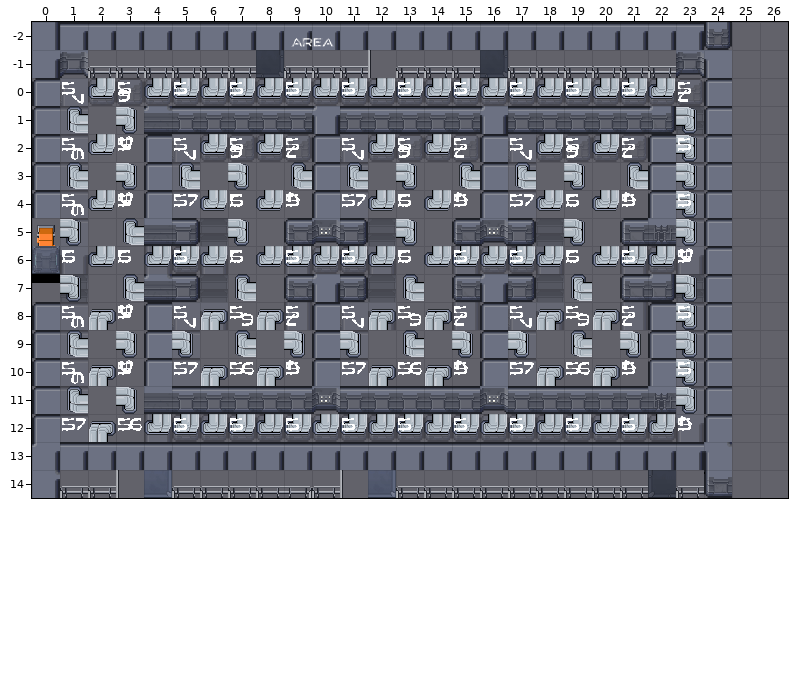
Level history. Tiled map: cocos/Code/assets/resources/map/map_1-2-E-2.tmx. The picture above was drawn from the file before the commit.
Cells are 32x32 px. Shown: x 0..26, y -2..14. The old version is drawn lined up with the new one.
New version:
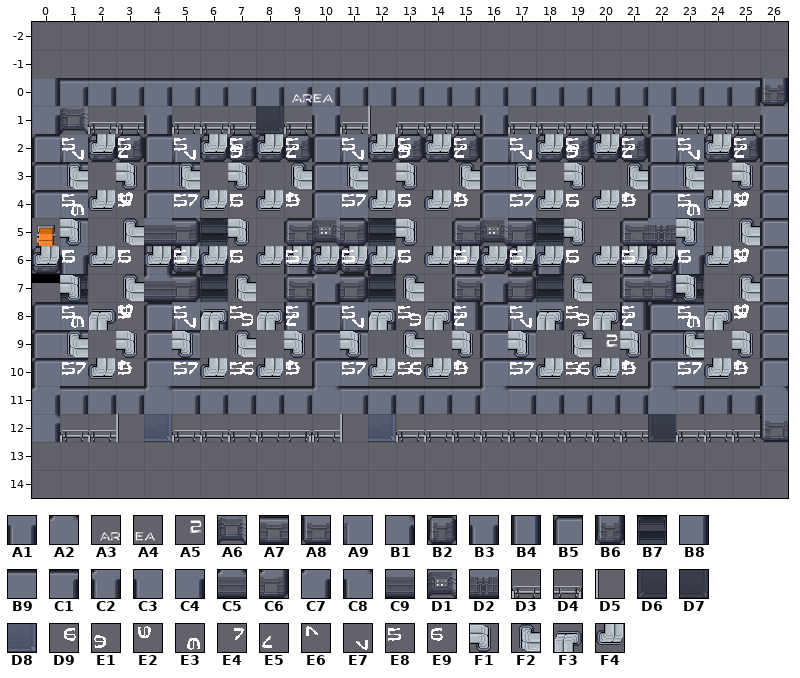
Key: from "proba_scifi": A1 22, A2 30, A3 150, A4 151, A5 154; from "scifi_tileset_02": A6 2, A7 6, A8 11, A9 12, B1 13, B2 21, B3 22, B4 23, B5 27, B6 31, B7 32, B8 33, B9 42, C1 52, C2 60, C3 61, C4 62, C5 65, C6 66, C7 71, C8 72, C9 80, D1 81, D2 82, D3 100, D4 101, D5 103, D6 104, D7 105, D8 107, D9 158, E1 158 turned 180, E2 158 turned 270, E3 158 turned 90, E4 159, E5 159 turned 180, E6 159 turned 270, E7 159 turned 90, E8 167, E9 168, F1 178, F2 178 turned 180, F3 178 turned 270, F4 178 turned 90.
__ is an empty cell.
Tiles replaced or removed in this view: A3, A4, A5, A6, A7, A8, A9, B1, B2, B3, B4, B5, B6, B7, B8, B9, C1, C2, C3, C4, C5, C6, C7, C8, C9, D1, D2, D3, D4, D5, D6, D7, D8, D9, E1, E2, E3, E4, E5, E6, E7, E8, F1, F2, F3, F4.
Difference:
Changed rows in their new state; .. is an unchanged cell.
map size 25x17 -> 27x13 cells (old content now starts at 0,-2; both pictures use the new coordinates)
layer "s" opacity 40% -> 100%
Layer "w":
first column x 0:
-2 __ __ __ __ __ __ __ __ __ __ __ __ __ __ __ __ __ __ __ __ __ __ __ __ __ .. ..
-1 __ __ __ __ __ __ __ __ __ __ __ __ __ __ __ __ __ __ __ __ __ __ __ __ __ .. ..
 0 B8 C1 C1 C1 C1 C1 C1 C1 C1 C1 C1 C1 C1 C1 C1 C1 C1 C1 C1 C1 C1 C1 C1 C1 C1 C1 B6
 1 C4 A6 D3 D3 A1 D3 D3 D3 D7 D3 A1 D3 D5 D3 D3 D3 A1 D3 D3 D3 D3 D3 A1 D3 D3 D3 C3
 2 .. .. .. .. .. .. .. .. .. .. .. .. .. .. .. .. .. .. .. .. .. .. .. .. __ .. B5
 3 .. .. .. .. .. .. .. .. .. .. .. .. .. .. .. .. .. .. .. .. .. .. .. .. __ .. B5
 4 .. .. .. .. .. .. .. .. .. .. .. .. .. .. .. .. .. .. .. .. .. .. .. .. __ .. B5
 5 .. .. .. .. .. .. .. .. .. .. .. .. .. .. .. .. .. .. .. .. .. .. .. .. __ .. B5
 6 .. .. .. .. .. .. .. .. .. .. .. .. .. .. .. .. .. .. .. .. .. .. .. .. __ .. B5
 7 .. .. .. .. .. .. .. .. .. .. .. .. .. .. .. .. .. .. .. .. .. .. .. .. __ .. B5
 8 .. .. .. .. .. .. .. .. .. .. .. .. .. .. .. .. .. .. .. .. .. .. .. .. __ .. B5
 9 .. .. .. .. .. .. .. .. .. .. .. .. .. .. .. .. .. .. .. .. .. .. .. .. __ .. B5
10 .. .. .. .. .. .. .. .. .. .. .. .. .. .. .. .. .. .. .. .. .. .. .. .. __ .. B5
11 C7 C1 C1 C1 A2 C1 C1 C1 C1 C1 A2 C1 C1 C1 C1 C1 A2 C1 C1 C1 C1 C1 A2 C1 C1 C1 C8
12 B1 D3 D3 D5 D8 D3 D3 D3 D3 D4 D3 D5 D8 D3 D3 D3 D3 D3 D3 D3 D3 D3 D6 D3 D3 D3 A8
13 __ __ __ __ __ __ __ __ __ __ __ __ __ __ __ __ __ __ __ __ __ __ __ __ __ .. ..
14 __ __ __ __ __ __ __ __ __ __ __ __ __ __ __ __ __ __ __ __ __ __ __ __ __ .. ..
Layer "p":
first column x 9:
-2 __ __
 0 A3 A4
first column x 20:
 9 A5 .. ..
12 .. .. __
Layer "s":
first column x 1:
 0 __ __ __ __ __ __ __ __ __ __ __ __ __ __ __ __ __ __ __ __ __ __ __ .. ..
 1 __ .. .. .. .. .. .. .. .. .. .. .. .. .. .. .. .. .. .. .. .. .. __ .. ..
 2 A9 B2 B2 .. .. .. .. .. .. .. .. .. .. .. .. .. .. .. .. .. .. .. A9 B2 B2
first column x 1:
11 __ .. .. .. .. .. .. .. .. .. .. .. .. .. .. .. .. .. .. .. .. .. __
12 __ .. .. __ __ __ __ __ __ __ __ __ __ __ __ __ __ __ __ __ __ __ __
Layer "Tile Layer 5":
first column x 0:
 0 .. __ __ __ __ __ __ __ __ __ __ __ __ __ __ __ __ __ __ __ __ __ __ __ .. ..
 1 .. __ .. __ .. .. .. .. .. .. .. .. .. .. .. .. .. .. .. .. .. .. .. __ .. ..
 2 .. E7 .. E5 .. .. .. .. .. .. .. .. .. .. .. .. .. .. .. .. .. .. .. E7 F4 E5
 3 .. .. .. .. .. .. .. .. .. .. .. .. .. .. .. .. .. .. .. .. .. .. .. F2 .. F1
 4 .. .. .. .. .. .. .. .. .. .. .. .. .. .. .. .. .. .. .. .. .. .. .. E3 F4 E2
 5 .. .. .. .. .. .. .. .. .. .. .. .. .. .. .. .. .. .. .. .. .. .. .. .. .. F2
 6 F4 .. .. .. .. .. .. .. .. .. .. .. .. .. .. .. .. .. .. .. .. .. .. E9 F4 E2
 7 .. .. .. .. .. .. .. .. .. .. .. .. .. .. .. .. .. .. .. .. .. .. .. .. .. F2
 8 .. .. .. .. .. .. .. .. .. .. .. .. .. .. .. .. .. .. .. .. .. .. .. E3 F3 E2
 9 .. .. .. .. .. .. .. .. .. .. .. .. .. .. .. .. .. .. .. .. .. .. .. F2 .. F1
10 .. E4 F4 E6 .. .. F4 .. F4 .. .. .. F4 .. F4 .. .. .. F4 .. F4 .. .. E4 F4 E6
11 .. __ .. __ .. .. .. .. .. .. .. .. .. .. .. .. .. .. .. .. .. .. .. __ .. ..
12 .. __ __ __ __ __ __ __ __ __ __ __ __ __ __ __ __ __ __ __ __ __ __ __ .. ..
Layer "Tile Layer 6":
first column x 1:
 0 __ .. __ .. __ .. __ .. __ .. __ .. __ .. __ .. __ .. __ .. __ .. __ .. ..
 2 .. .. .. .. .. .. .. .. .. .. .. .. .. .. .. .. .. .. .. .. .. .. .. .. E8
 4 .. .. .. .. .. .. .. .. .. .. .. .. .. .. .. .. .. .. .. .. .. .. .. .. E8
 6 .. .. .. .. .. .. .. .. .. .. .. .. .. .. .. .. .. .. .. .. .. .. .. .. E8
 8 .. .. .. .. .. .. .. .. .. .. .. .. .. .. .. .. .. .. .. .. .. .. .. .. E8
10 .. .. .. .. .. .. .. .. .. .. .. .. .. .. .. .. .. .. .. .. .. .. .. .. E8
12 __ .. __ .. __ .. __ .. __ .. __ .. __ .. __ .. __ .. __ .. __ .. __ .. ..
